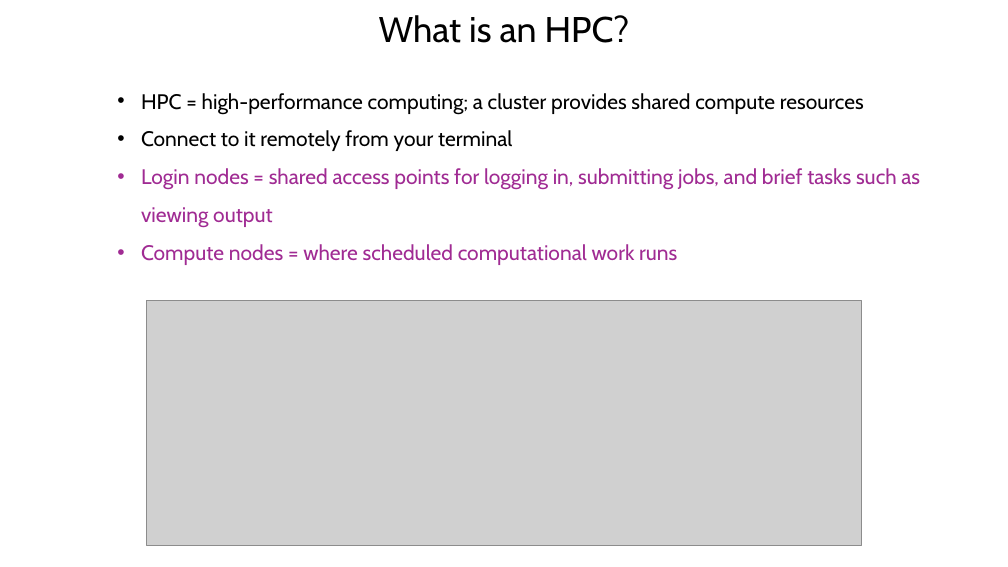
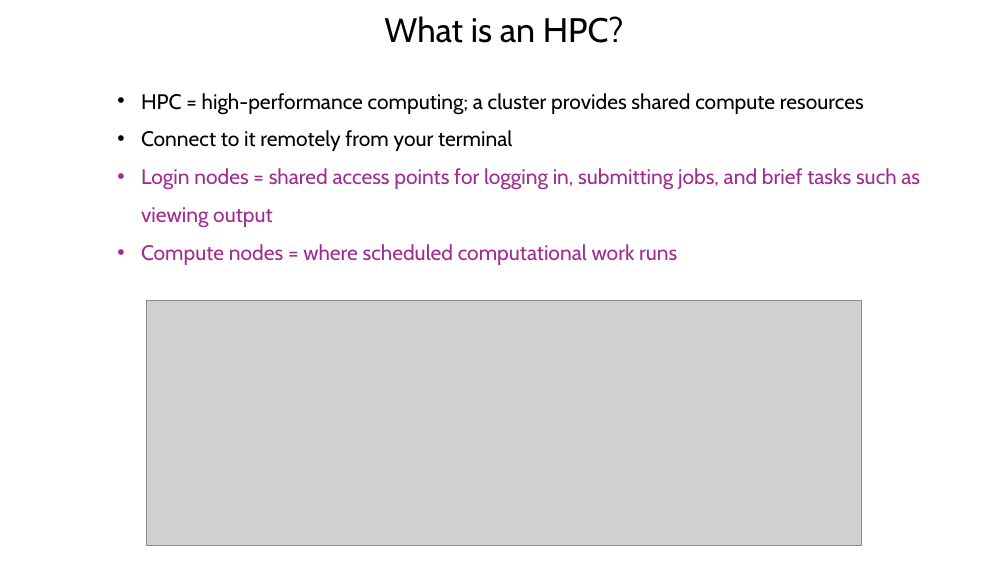
Before and after one commit to BioinformaticsMSc/LIFE4138_2627, a slide deck: slide 3 of UNIX_session_1/Intro_to_Ada.pptx. Drawn at 1008x567 pixels with LibreOffice and Linux fonts; fonts in the diff are those of the drawing; grey boxes stand for pictures. Boxes give left, top, right and bottom in pixels: in the first picture for what was removed or moved away, otherwise in the second. Text is boxed around its words. In the diff, an @@ line names an element or a change of style, - is before the commit and + after.

```diff
--- a/UNIX_session_1/Intro_to_Ada.pptx
+++ b/UNIX_session_1/Intro_to_Ada.pptx
@@ title "What is an HPC?" at <box>384,16,624,43</box>: size 34 to 32.4 pt @@
```
Also in this commit, not shown: 3 other slides changed.
